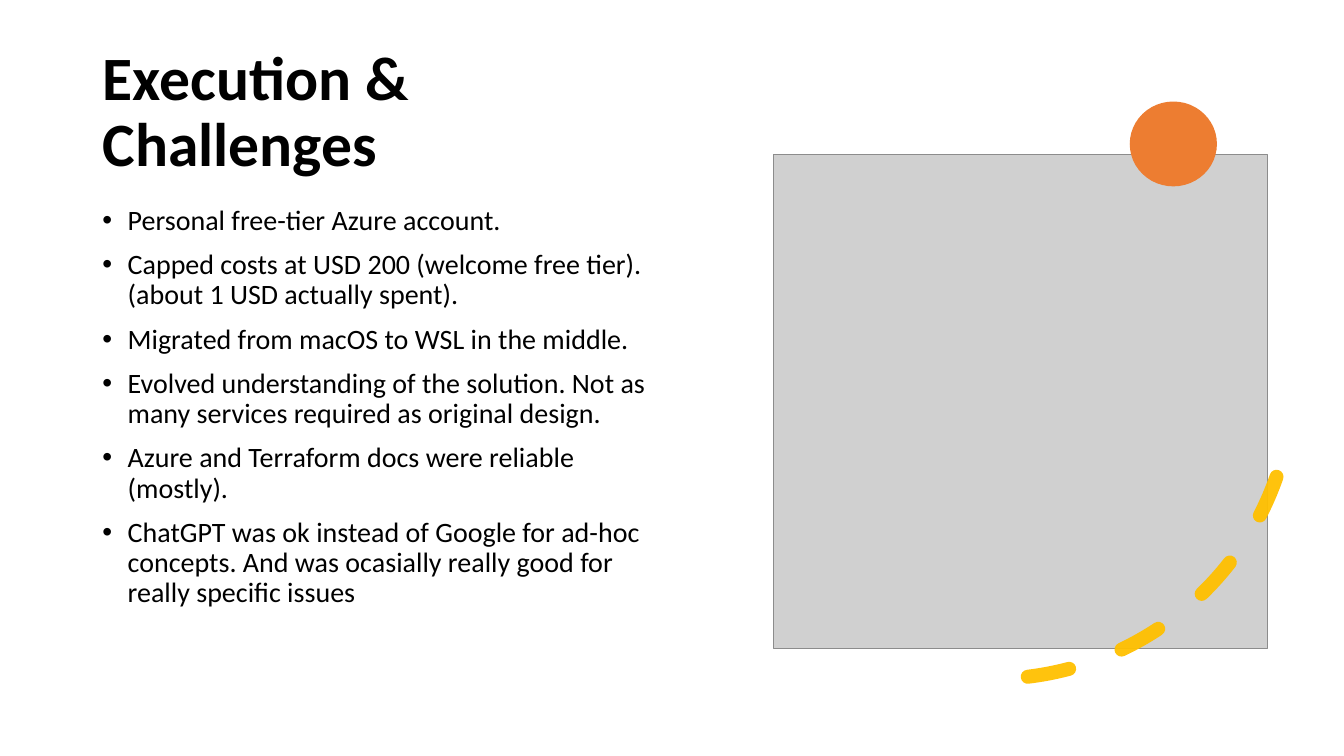
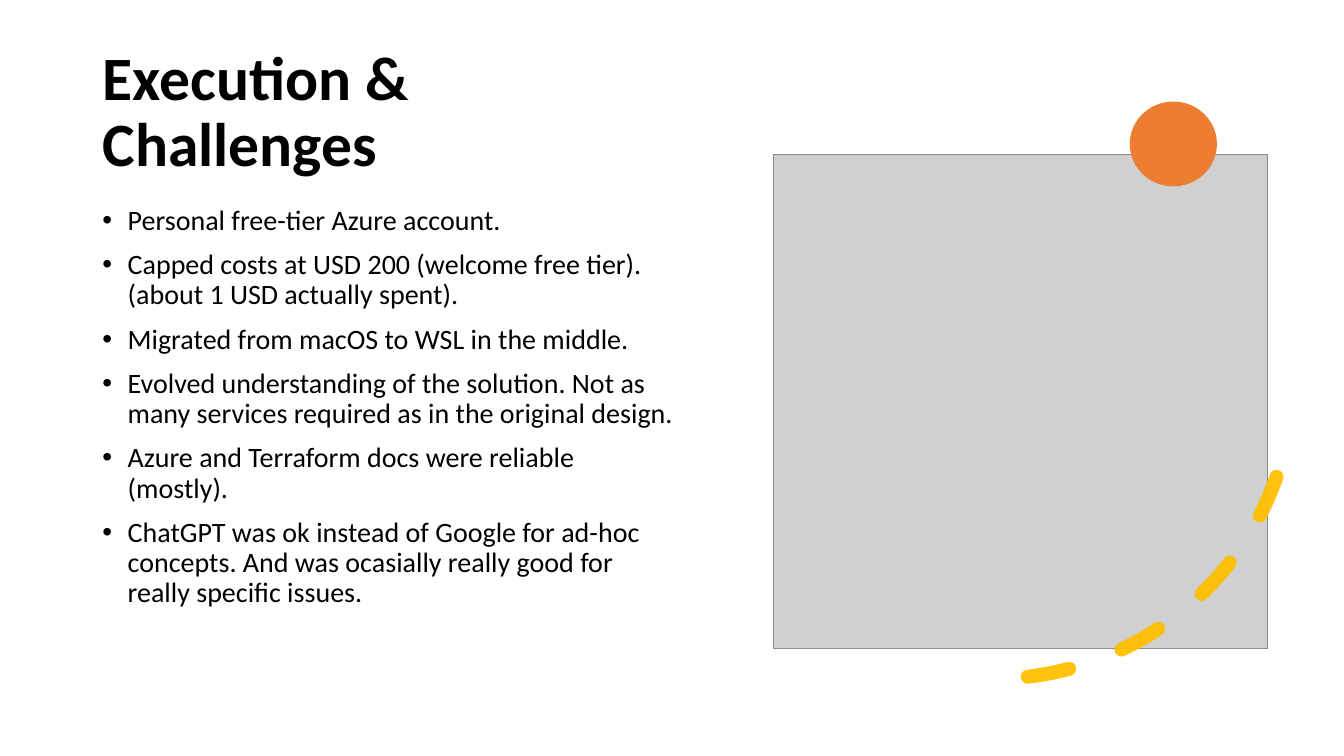
Before and after one commit to agu3rra/devsecops-workshop, a slide deck: slide 4 of presentation/DevOps Workshop Challenge.pptx. Drawn at 1344x756 pixels with LibreOffice and Linux fonts; fonts in the diff are those of the drawing; grey boxes stand for pictures. Boxes give left, top, right and bottom in pixels: in the first picture for what was removed or moved away, otherwise in the second. Text is boxed around its words. In the diff, an @@ line names an element or a change of style, - is before the commit and + after.

```diff
--- a/presentation/DevOps Workshop Challenge.pptx
+++ b/presentation/DevOps Workshop Challenge.pptx
@@ text at (x1=128, y1=373, x2=672, y2=428): text changed @@
-• Evolved understanding of the solution. Not as many services required as original design.
+• Evolved understanding of the solution. Not as many services required as in the original design.
@@ text at (x1=128, y1=522, x2=639, y2=607): text changed @@
-• ChatGPT was ok instead of Google for ad-hoc concepts. And was ocasially really good for really specific issues
+• ChatGPT was ok instead of Google for ad-hoc concepts. And was ocasially really good for really specific issues.
```
Also in this commit, not shown: 1 other slide changed, 1 other file.
